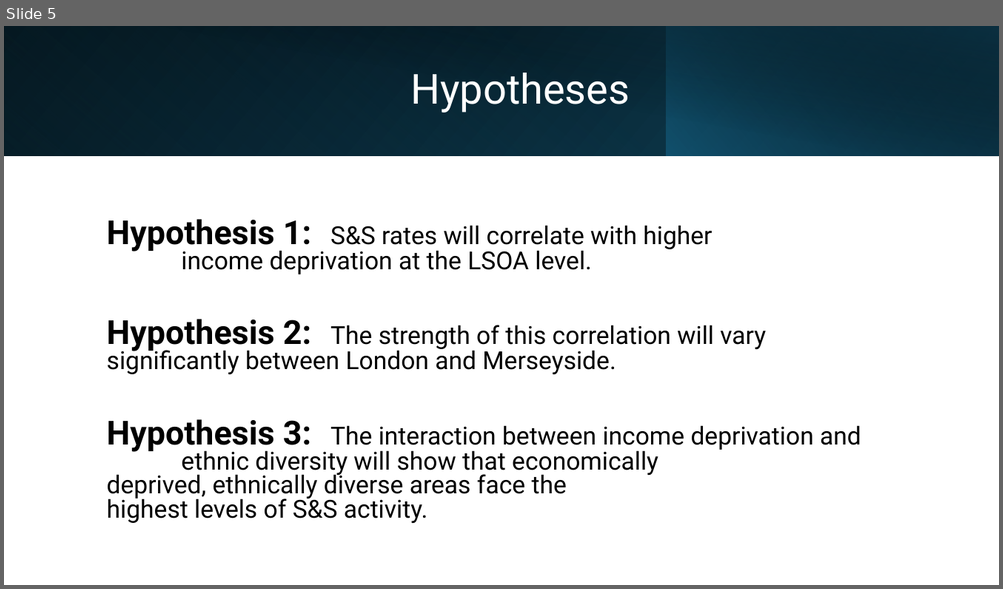
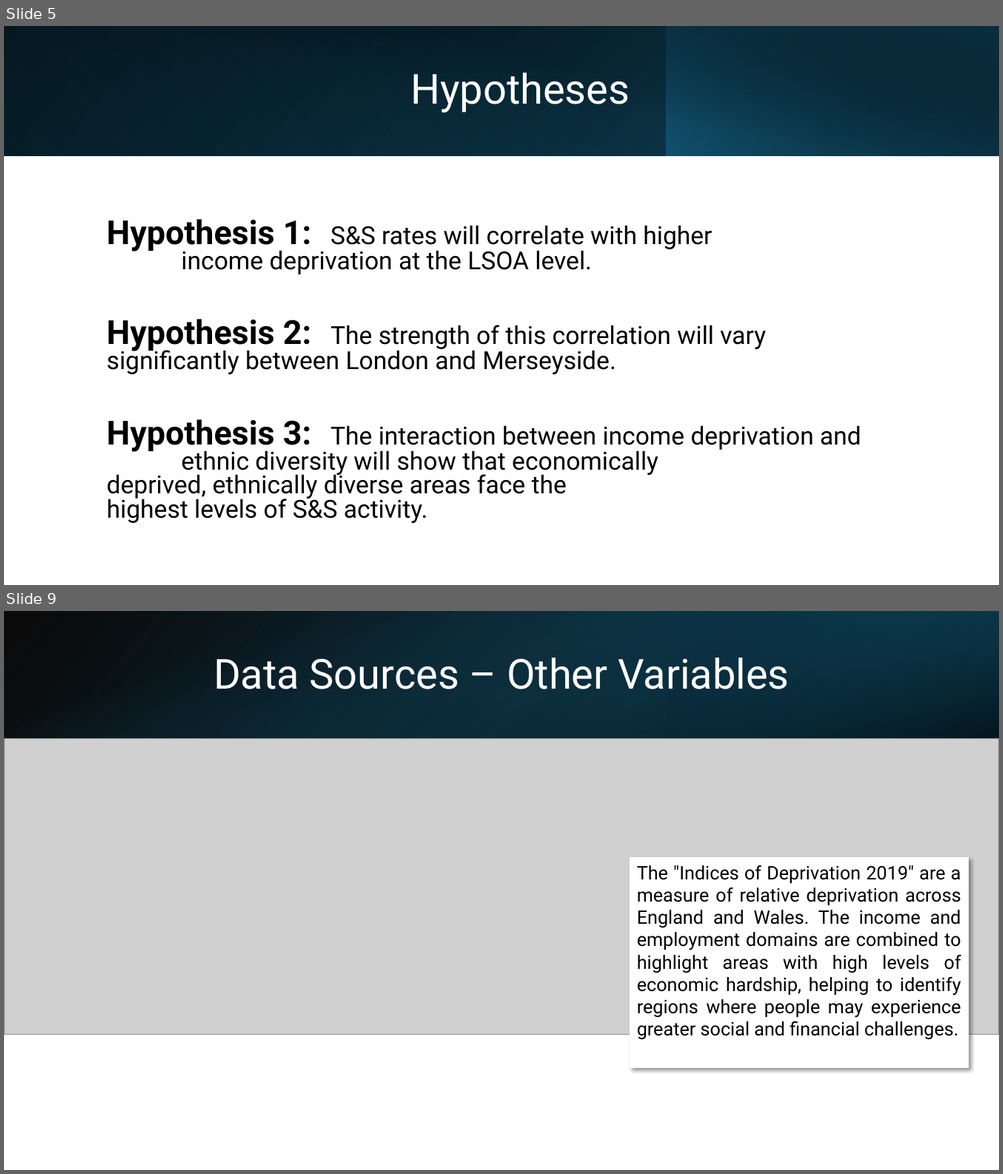
Before and after one commit to KofiBartonByfield/Dissertation, a slide deck: documents/The Price of Policing.pptx. Shown one above the other, each under a label of ours: slide 5 before the commit, slides 5 and 9 after it; the slides between them are not shown. The pictures are 1003x589 and 1003x1174 pixels, drawn with LibreOffice and Linux fonts; fonts in the diff are those of the drawing; grey boxes stand for pictures. Boxes give left, top, right and bottom in pixels: in the first picture for what was removed or moved away, otherwise in the second. Text is boxed around its words. In the diff, an @@ line names an element or a change of style, - is before the commit and + after.

```diff
--- a/documents/The Price of Policing.pptx
+++ b/documents/The Price of Policing.pptx
@@ slide 9 added at (4, 611, 999, 1170), background #FFFFFF @@
@@ rectangle added at (4, 611, 999, 739), fill gradient #000000 to #104862 @@
@@ rectangle added at (4, 612, 998, 740), fill gradient #156082 to #000000 @@
@@ rectangle added at (667, 611, 999, 739), fill gradient #0B3041 to #156082 @@
@@ title added at (213, 658, 788, 689), 40 pt, text #FFFFFF @@
+Data Sources – Other Variables
@@ picture added at (4, 738, 999, 1035) @@
@@ rectangle added at (629, 857, 969, 1068), fill #FFFFFF, 18 pt, text #000000 @@
+The "Indices of Deprivation 2019" are a measure of relative deprivation across England and Wales. The income and employment domains are combined to highlight areas with high levels of economic hardship, helping to identify regions where people may experience greater social and financial challenges.
```
Also in this commit, not shown: 5 slides changed, 3 other slides added, 5 other files.
